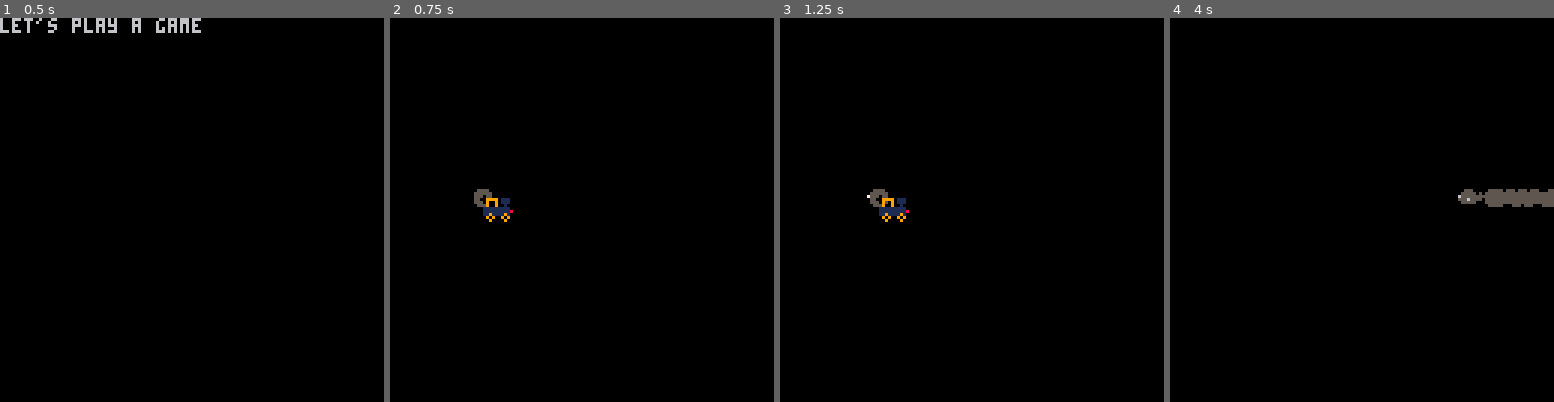
Above: before the commit, frames 1-4 (left to right).
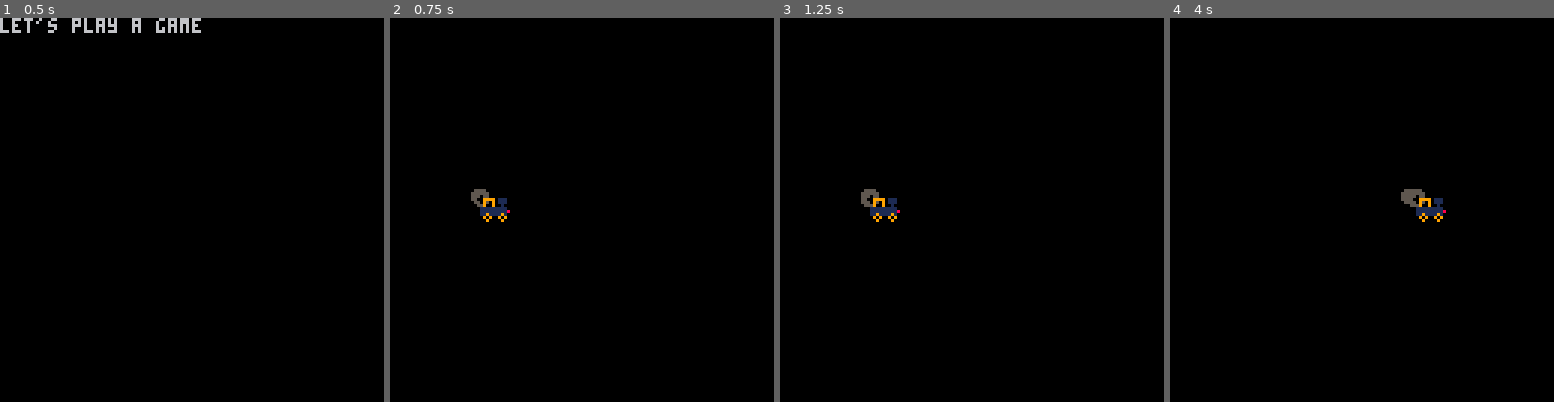
Above: after the commit, the same moments.

Repository: thoughtlesslabs/all-aboard
Game: PICO-8 cartridge all aboard.p8
Two runs of this game, one before a commit and one after it. Both use one fixed random seed, a clock stepped at 60 frames per second and the inputs below.
Inputs:
- Up to frame 1 (0.5 s): no input
- Up to frame 2 (0.75 s): tap O (Z key) at 0.7 s
- Up to frame 3 (1.25 s): no input
- Up to frame 4 (4 s): hold Right 1.6-2.1 s; tap O (Z key) every 0.4 s from 1.7 to 3.7 s; hold Right 2.47-3.03 s; hold Left 3.08-3.58 s

Frame 1 is identical in both runs. In frame 2, 0.3% of the frame differs, in the area x 21-33%, y 44-54%; in frame 3, 0.5%; in frame 4, 1.4%, in the area x 60-100%, y 44-54%.

Commit message:
Train stops when button released

Diff:
--- a/all aboard.p8
+++ b/all aboard.p8
@@ -87,8 +87,8 @@
 	t={}
 	t.x=30
 	t.y=60
-	t.dx=1
-	t.dy=1
+	t.dx=0
+	t.dy=0
 	t.m=false
 	t.f=false
 	t.d=8
@@ -102,22 +102,24 @@
 
 -- move train
 function movetrain()
-	if btnp(0) then
+	if btn(0) then
 		t.dx=-2
 		t.f=true
 		t.d=-8
 		t.m=true
 	end
-	if btnp(1) then
+	if btn(1) then
 		t.dx=2
 		t.f=false
 		t.d=8
 		t.m=true
 	end
+	t.m=false
 	if t.m==false then
 		t.dx=t.dx/1.3
 	end
 	t.x+=t.dx
+	t.x=mid(0,t.x,127)
 	smoke(t.x,t.y,t.d)
 end
 -->8
